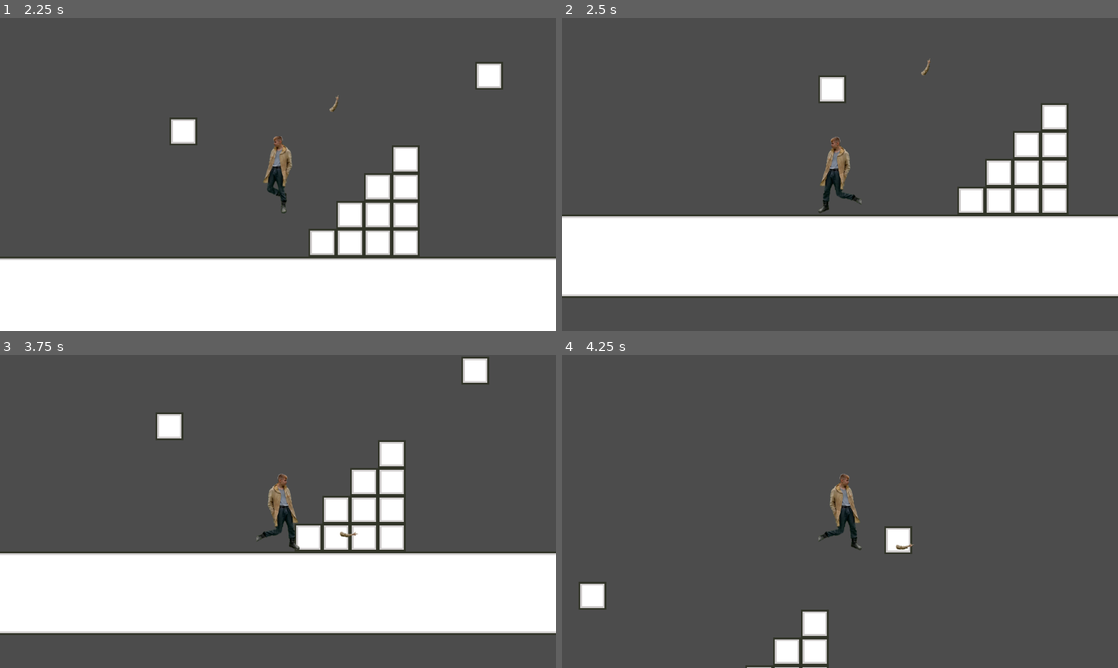
Above: before the commit, frames 1-4 (two rows, left to right).
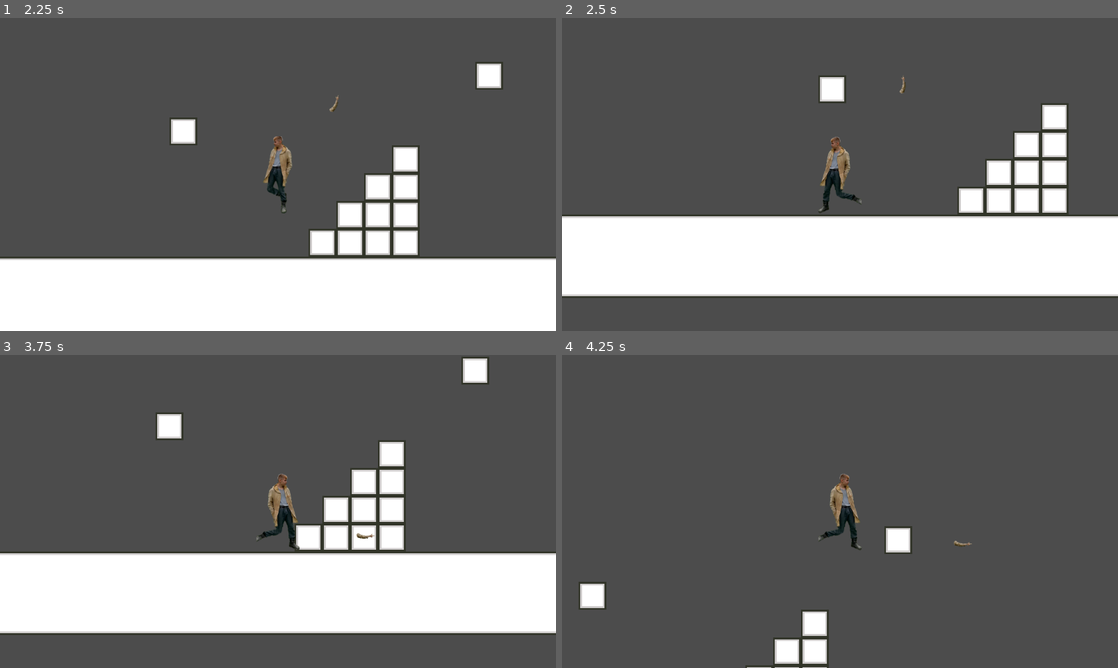
Above: after the commit, the same moments.

Repository: DrOnGeE/Artems-Geyms
Game: Godot game, scene res://SCN/BASICS_DEMO_LEVEL.tscn
Same seed, same stepped clock (60 frames per second), same inputs: the game is played once before the commit and once after it.
Inputs (mouse positions are in pixels of both pictures, inside the frame that each line leads up to):
- Up to frame 1 (2.25 s): tap Enter at 0.5 s; move the mouse to (227, 146) at 0.52 s; press the mouse at (227, 146) at 0.53 s; hold D (player_right) 0.53-2.03 s; tap Space (player_jump) at 0.77, 1.52 s; move the mouse to (166, 190) at 1.27 s; release the mouse at (166, 190) at 1.28 s; click (166, 190) at 1.35 s; move the mouse to (333, 105) at 2.02 s; press the mouse at (333, 105) at 2.03 s; hold A (player_left) from 2.03 s (still down)
- Up to frame 2 (2.5 s): keep holding A (player_left)
- Up to frame 3 (3.75 s): move the mouse to (250, 574) at 2.77 s; release A (player_left) at 2.78 s; release the mouse at (250, 574) at 2.78 s; hold D (player_right) from 2.78 s (still down); click (250, 574) at 2.85 s; tap Space (player_jump) at 3.02 s; move the mouse to (444, 558) at 3.52 s; press the mouse at (444, 558) at 3.53 s
- Up to frame 4 (4.25 s): keep holding D (player_right); tap Space (player_jump) at 3.77 s

Frame 1 is identical in both runs. In frame 2, less than 0.1% of the frame differs, in the area x 60-67%, y 12-25%; in frame 3, less than 0.1%, in the area x 61-68%, y 56-59%; in frame 4, less than 0.1%.

Commit message:
Hand limit area for some time.

Diff:
--- a/Artem's Adventure/OBJ/PLAYER.tscn
+++ b/Artem's Adventure/OBJ/PLAYER.tscn
@@ -23,10 +23,6 @@
 [sub_resource type="RectangleShape2D" id=3]
 extents = Vector2( 37, 94.0625 )
 
-[sub_resource type="CapsuleShape2D" id=4]
-radius = 8.0
-height = 292.0
-
 [node name="KinematicBody2D" type="KinematicBody2D"]
 script = ExtResource( 2 )
 
@@ -47,11 +43,13 @@
 collision_layer = 0
 collision_mask = 3
 
-[node name="CollisionShape2D" type="CollisionShape2D" parent="StaticBody2D"]
-position = Vector2( 187, -1 )
-shape = SubResource( 4 )
+[node name="CollisionPolygon2D" type="CollisionPolygon2D" parent="StaticBody2D"]
+position = Vector2( -72.9, 840 )
+scale = Vector2( 4.79688, 4.375 )
+polygon = PoolVector2Array( 15.1974, -259.657, -32, -248, -56, -224, -64, -192, -56, -160, -32, -136, 15.1974, -124.343, 15.1974, -133.486, -24, -144, -48, -168, -56, -192, -48, -216, -24, -240, 15.1974, -250.514 )
 
-[node name="AreaLimit" type="Area2D" parent="."]
-collision_layer = 2
-
-[connection signal="area_exited" from="AreaLimit" to="Hand" method="_on_AreaLimit_area_exited"]
+[node name="CollisionPolygon2D2" type="CollisionPolygon2D" parent="StaticBody2D"]
+position = Vector2( 72, -840 )
+rotation = 3.14137
+scale = Vector2( 4.79688, 4.375 )
+polygon = PoolVector2Array( 15.1974, -259.657, -32, -248, -56, -224, -64, -192, -56, -160, -32, -136, 15.1974, -124.343, 15.1974, -133.486, -24, -144, -48, -168, -56, -192, -48, -216, -24, -240, 15.1974, -250.514 )
--- a/Artem's Adventure/SRC/hand_movement.gd
+++ b/Artem's Adventure/SRC/hand_movement.gd
@@ -43,7 +43,3 @@
 func _on_Area2D_mouse_exited():
 	#print("well")
 	pass
-
-func _on_AreaLimit_area_exited(area):
-	print("catch")
-	pass
Not shown: 1 places in Artem's Adventure/OBJ/PLAYER.tscn that only renumber resources
